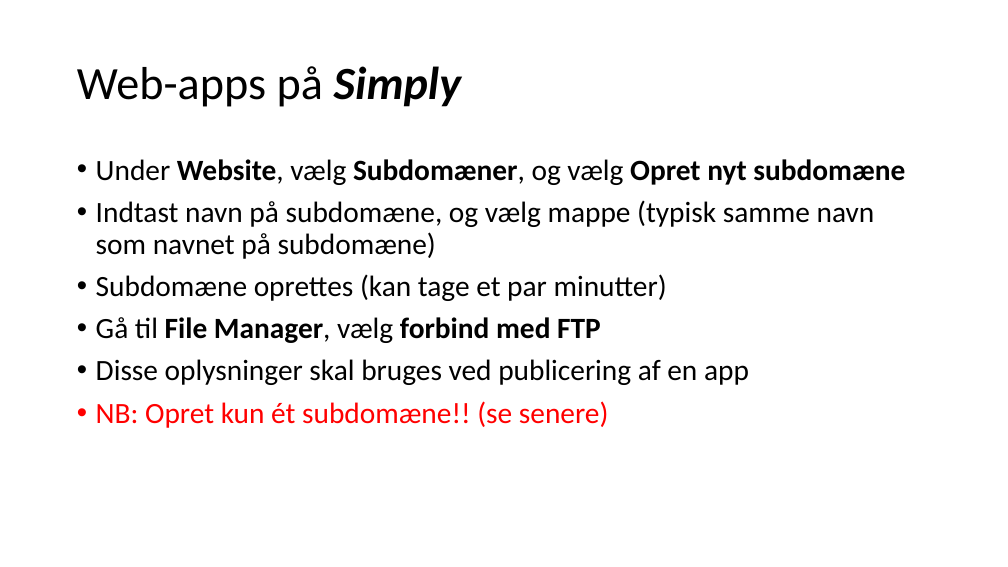
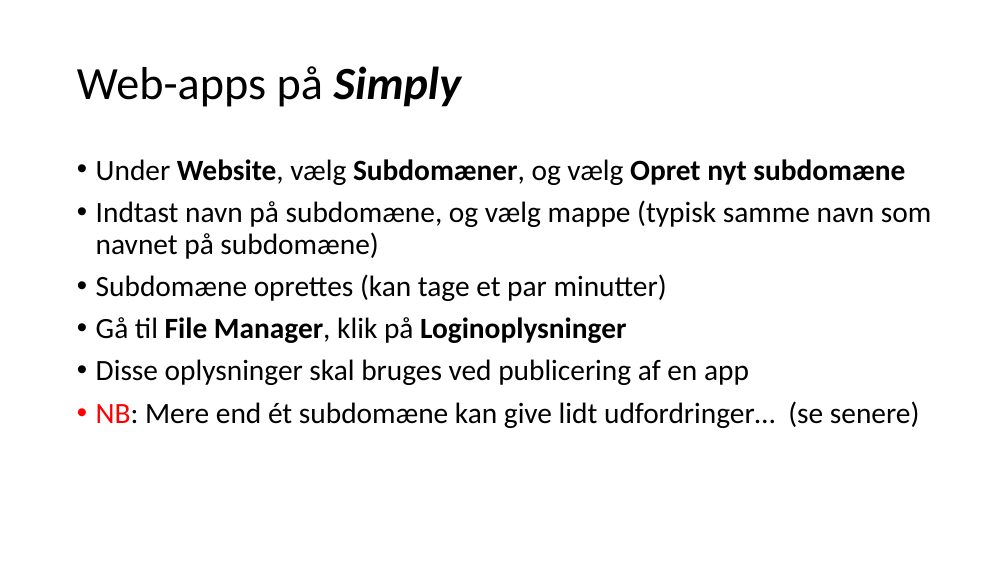
Before and after one commit to perslaursen/OOProg22, a slide deck: slide 11 of Chap/Misc/SimplyWebHosting.pptx (slide 12 before the commit). Drawn at 1008x567 pixels with LibreOffice and Linux fonts; fonts in the diff are those of the drawing. Boxes give left, top, right and bottom in pixels: in the first picture for what was removed or moved away, otherwise in the second. Text is boxed around its words. In the diff, an @@ line names an element or a change of style, - is before the commit and + after.

```diff
--- a/Chap/Misc/SimplyWebHosting.pptx
+++ b/Chap/Misc/SimplyWebHosting.pptx
@@ text at (x1=96, y1=317, x2=626, y2=343): text changed @@
-• Gå til File Manager, vælg forbind med FTP
+• Gå til File Manager, klik på Loginoplysninger
@@ text at (x1=96, y1=401, x2=920, y2=428): text changed; text colour #FF0000 to #000000 @@
-• NB: Opret kun ét subdomæne!! (se senere)
+• NB: Mere end ét subdomæne kan give lidt udfordringer… (se senere)
```
Also in this commit, not shown: 9 other slides changed, 21 slides added, 19 slides removed.
